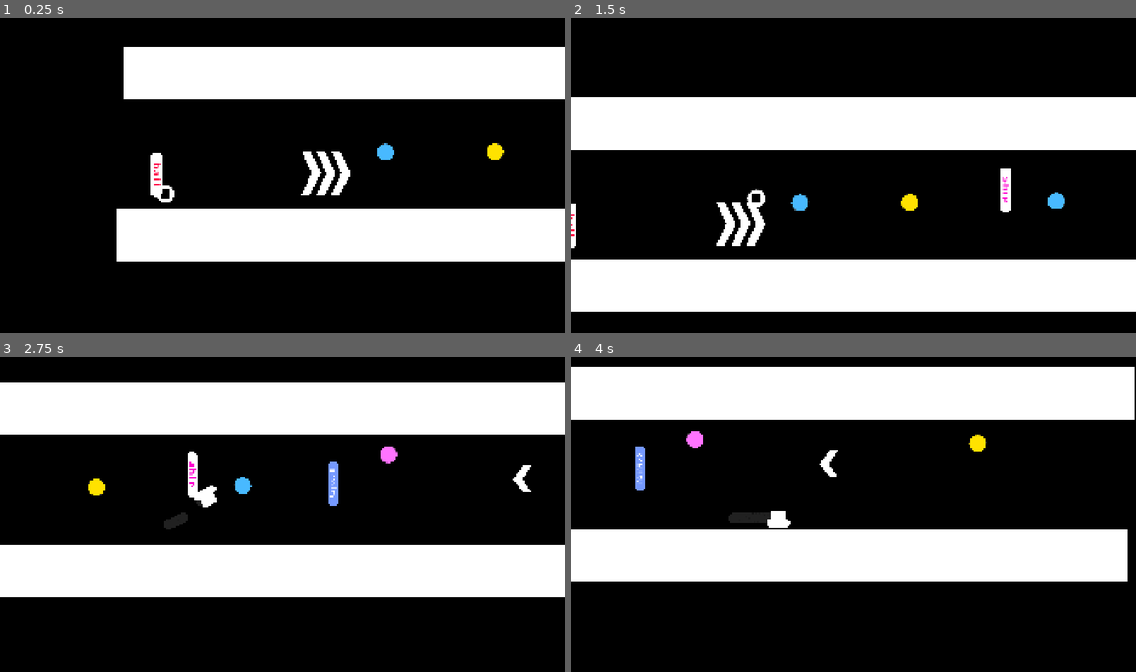
Above: before the commit, frames 1-4 (two rows, left to right).
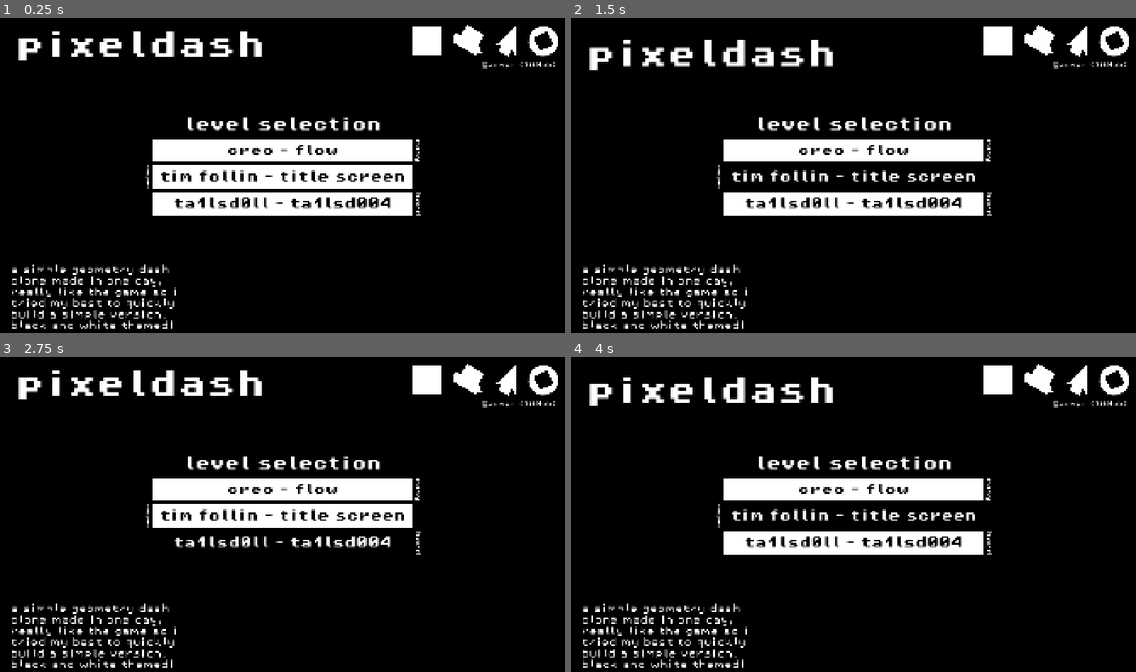
Above: after the commit, the same moments.

Repository: vempr/pixeldash
Game: Godot game, scene res://scenes/main_menu.tscn
Two runs of this game, one before a commit and one after it. Both use one fixed random seed, a clock stepped at 60 frames per second and the inputs below. Before the commit the project starts from res://scenes/game.tscn.
Inputs (mouse positions are in pixels of both pictures, inside the frame that each line leads up to):
- Up to frame 1 (0.25 s): no input
- Up to frame 2 (1.5 s): click (853, 150) at 0.5 s, where only the run after the commit has a clickable "creo - flow"; click (853, 175) at 1.25 s, where only the run after the commit has a clickable "tim follin - title screen"
- Up to frame 3 (2.75 s): click (282, 542) at 2 s, where only the run after the commit has a clickable "ta1lsd0ll - ta1lsd004"
- Up to frame 4 (4 s): click (853, 489) at 2.75 s, where only the run after the commit has a clickable "creo - flow"; click (853, 514) at 3.5 s, where only the run after the commit has a clickable "tim follin - title screen"

The runs differ from the first frame. In frame 1, 37% of the frame differs, in the area x 2-100%, y 2-99%; in frame 2, 41%; in frame 3, 43%, in the area x 0-100%, y 2-99%; in frame 4, 35%.

Commit message:
main menu & importedu & imported main menu/level songs

Diff:
--- a/project.godot
+++ b/project.godot
@@ -15,7 +15,7 @@
 [application]
 
 config/name="pixeldash"
-run/main_scene="uid://r4aobl45amqc"
+run/main_scene="uid://dgx5ltdmvbttk"
 config/features=PackedStringArray("4.5", "GL Compatibility")
 config/icon="res://icon.svg"
 
--- /dev/null
+++ b/scenes/main_menu.tscn
@@ -0,0 +1,294 @@
+[gd_scene load_steps=15 format=3 uid="uid://dgx5ltdmvbttk"]
+
+[ext_resource type="Script" uid="uid://cbwj8r1e6c723" path="res://scripts/main_menu.gd" id="1_l6cm7"]
+[ext_resource type="FontFile" uid="uid://dqah31gtvyewx" path="res://assets/fonts/PixelOperator8-Bold.ttf" id="2_ekxnf"]
+[ext_resource type="AudioStream" uid="uid://dq8pfmcb4r0uo" path="res://assets/songs/menu.mp3" id="2_wu84c"]
+[ext_resource type="FontFile" uid="uid://5rl5t366etfu" path="res://assets/fonts/PixelOperator8.ttf" id="3_bqqt6"]
+
+[sub_resource type="Animation" id="Animation_bqqt6"]
+length = 0.001
+tracks/0/type = "value"
+tracks/0/imported = false
+tracks/0/enabled = true
+tracks/0/path = NodePath("Title:position")
+tracks/0/interp = 1
+tracks/0/loop_wrap = true
+tracks/0/keys = {
+"times": PackedFloat32Array(0),
+"transitions": PackedFloat32Array(1),
+"update": 0,
+"values": [Vector2(53, 41)]
+}
+
+[sub_resource type="Animation" id="Animation_ekxnf"]
+resource_name = "float"
+length = 3.0
+loop_mode = 1
+tracks/0/type = "value"
+tracks/0/imported = false
+tracks/0/enabled = true
+tracks/0/path = NodePath("Title:position")
+tracks/0/interp = 2
+tracks/0/loop_wrap = true
+tracks/0/keys = {
+"times": PackedFloat32Array(0, 1.5, 3),
+"transitions": PackedFloat32Array(1, 1, 1),
+"update": 0,
+"values": [Vector2(53, 41), Vector2(53, 76), Vector2(53, 41)]
+}
+
+[sub_resource type="AnimationLibrary" id="AnimationLibrary_wu84c"]
+_data = {
+&"RESET": SubResource("Animation_bqqt6"),
+&"float": SubResource("Animation_ekxnf")
+}
+
+[sub_resource type="Gradient" id="Gradient_1j06i"]
+offsets = PackedFloat32Array(0.6803279, 0.6885246, 0.6939163, 0.6958175, 0.69961977)
+colors = PackedColorArray(1, 1, 1, 1, 0, 0, 0, 1, 0, 0, 0, 0, 1, 1, 1, 0, 1, 1, 1, 0)
+
+[sub_resource type="GradientTexture2D" id="GradientTexture2D_ekxnf"]
+gradient = SubResource("Gradient_1j06i")
+width = 105
+height = 105
+fill = 1
+fill_from = Vector2(0.5, 0.5)
+
+[sub_resource type="StyleBoxFlat" id="StyleBoxFlat_bqqt6"]
+bg_color = Color(1, 1, 1, 1)
+
+[sub_resource type="StyleBoxFlat" id="StyleBoxFlat_8ln24"]
+bg_color = Color(0, 0, 0, 1)
+
+[sub_resource type="StyleBoxFlat" id="StyleBoxFlat_wu84c"]
+bg_color = Color(0, 0, 0, 1)
+
+[sub_resource type="StyleBoxFlat" id="StyleBoxFlat_rtw2f"]
+bg_color = Color(0, 0, 0, 1)
+
+[sub_resource type="StyleBoxFlat" id="StyleBoxFlat_oa1go"]
+bg_color = Color(0, 0, 0, 1)
+
+[node name="MainMenu" type="Node2D"]
+script = ExtResource("1_l6cm7")
+
+[node name="Menu" type="AudioStreamPlayer" parent="."]
+stream = ExtResource("2_wu84c")
+volume_db = -10.0
+autoplay = true
+
+[node name="Title" type="Label" parent="."]
+offset_left = 53.0
+offset_top = 41.0
+offset_right = 903.0
+offset_bottom = 142.00089
+theme_override_fonts/font = ExtResource("2_ekxnf")
+theme_override_font_sizes/font_size = 100
+text = "pixeldash"
+
+[node name="hi" type="Label" parent="."]
+offset_left = 1507.0
+offset_top = 149.0
+offset_right = 1894.0
+offset_bottom = 180.0
+theme_override_fonts/font = ExtResource("3_bqqt6")
+theme_override_font_sizes/font_size = 20
+text = "@vempr (GitHub)"
+horizontal_alignment = 2
+
+[node name="intro" type="Label" parent="."]
+offset_left = 35.0
+offset_top = 691.0
+offset_right = 665.0
+offset_bottom = 1062.0
+theme_override_constants/line_spacing = 7
+theme_override_fonts/font = ExtResource("3_bqqt6")
+theme_override_font_sizes/font_size = 30
+text = "a simple geometry dash clone made in one day, really like the game so i tried my best to quickly build a simple version. black and white themed! "
+vertical_alignment = 2
+autowrap_mode = 2
+
+[node name="AnimationPlayer" type="AnimationPlayer" parent="."]
+libraries = {
+&"": SubResource("AnimationLibrary_wu84c")
+}
+autoplay = "float"
+
+[node name="CubeSprite" type="ColorRect" parent="."]
+offset_left = 1401.0
+offset_top = 28.0
+offset_right = 1501.0
+offset_bottom = 128.0
+pivot_offset = Vector2(50, 50)
+
+[node name="Wave" type="Node2D" parent="."]
+position = Vector2(1731.0001, 77.00001)
+rotation = -1.1693707
+scale = Vector2(0.9999999, 0.9999999)
+metadata/_edit_group_ = true
+
+[node name="WaveSprite" type="Polygon2D" parent="Wave"]
+polygon = PackedVector2Array(-50, -19, -50, 20, -27, 20, -37, 39, 50, 0, -35, -39, -27, -19)
+
+[node name="ShipSprite" type="Node2D" parent="."]
+position = Vector2(1600, 70.99994)
+rotation = 0.53232545
+scale = Vector2(0.795, 0.795)
+metadata/_edit_group_ = true
+
+[node name="CubeSprite" type="ColorRect" parent="ShipSprite"]
+offset_left = -45.0
+offset_top = -44.0
+offset_right = 41.0
+offset_bottom = 30.0
+pivot_offset = Vector2(50, 50)
+
+[node name="PortalSprite" type="Polygon2D" parent="ShipSprite"]
+unique_name_in_owner = true
+position = Vector2(-0.9594574, -6.6923094)
+scale = Vector2(0.9594595, 1.1538461)
+polygon = PackedVector2Array(-73, 13.6, -73, 34.4, -58.40845, 50, 51.028164, 50, 75.00001, 29.461086, 51.028164, 13.6, -60.49296, 13.6)
+
+[node name="Ball" type="Node2D" parent="."]
+position = Vector2(1847, 79)
+rotation = 1.1170107
+metadata/_edit_group_ = true
+
+[node name="BallSprite" type="Sprite2D" parent="Ball"]
+unique_name_in_owner = true
+texture = SubResource("GradientTexture2D_ekxnf")
+
+[node name="Square" type="ColorRect" parent="Ball"]
+offset_left = -25.0
+offset_top = -25.0
+offset_right = 25.0
+offset_bottom = 25.0
+pivot_offset = Vector2(25, 25)
+color = Color(0, 0, 0, 1)
+
+[node name="CanvasLayer" type="CanvasLayer" parent="."]
+
+[node name="Level1" type="Button" parent="CanvasLayer"]
+anchors_preset = 8
+anchor_left = 0.5
+anchor_top = 0.5
+anchor_right = 0.5
+anchor_bottom = 0.5
+offset_left = -440.5
+offset_top = -128.0
+offset_right = 440.5
+offset_bottom = -50.0
+grow_horizontal = 2
+grow_vertical = 2
+theme_override_colors/font_color = Color(0, 0, 0, 1)
+theme_override_fonts/font = ExtResource("2_ekxnf")
+theme_override_font_sizes/font_size = 40
+theme_override_styles/normal = SubResource("StyleBoxFlat_bqqt6")
+theme_override_styles/pressed = SubResource("StyleBoxFlat_8ln24")
+theme_override_styles/hover = SubResource("StyleBoxFlat_wu84c")
+theme_override_styles/hover_pressed = SubResource("StyleBoxFlat_rtw2f")
+theme_override_styles/focus = SubResource("StyleBoxFlat_oa1go")
+text = "creo - flow"
+
+[node name="Level2" type="Button" parent="CanvasLayer"]
+anchors_preset = 8
+anchor_left = 0.5
+anchor_top = 0.5
+anchor_right = 0.5
+anchor_bottom = 0.5
+offset_left = -440.5
+offset_top = -39.0
+offset_right = 440.5
+offset_bottom = 39.0
+grow_horizontal = 2
+grow_vertical = 2
+theme_override_colors/font_color = Color(0, 0, 0, 1)
+theme_override_fonts/font = ExtResource("2_ekxnf")
+theme_override_font_sizes/font_size = 40
+theme_override_styles/normal = SubResource("StyleBoxFlat_bqqt6")
+theme_override_styles/pressed = SubResource("StyleBoxFlat_8ln24")
+theme_override_styles/hover = SubResource("StyleBoxFlat_wu84c")
+theme_override_styles/hover_pressed = SubResource("StyleBoxFlat_rtw2f")
+theme_override_styles/focus = SubResource("StyleBoxFlat_oa1go")
+text = "tim follin - title screen"
+
+[node name="Level3" type="Button" parent="CanvasLayer"]
+anchors_preset = 8
+anchor_left = 0.5
+anchor_top = 0.5
+anchor_right = 0.5
+anchor_bottom = 0.5
+offset_left = -440.5
+offset_top = 52.0
+offset_right = 440.5
+offset_bottom = 130.0
+grow_horizontal = 2
+grow_vertical = 2
+theme_override_colors/font_color = Color(0, 0, 0, 1)
+theme_override_fonts/font = ExtResource("2_ekxnf")
+theme_override_font_sizes/font_size = 40
+theme_override_styles/normal = SubResource("StyleBoxFlat_bqqt6")
+theme_override_styles/pressed = SubResource("StyleBoxFlat_8ln24")
+theme_override_styles/hover = SubResource("StyleBoxFlat_wu84c")
+theme_override_styles/hover_pressed = SubResource("StyleBoxFlat_rtw2f")
+theme_override_styles/focus = SubResource("StyleBoxFlat_oa1go")
+text = "ta1lsd0ll - ta1lsd004"
+
+[node name="LS" type="Label" parent="CanvasLayer"]
+anchors_preset = 5
+anchor_left = 0.5
+anchor_right = 0.5
+offset_left = -334.5
+offset_top = 338.0
+offset_right = 334.5
+offset_bottom = 389.0
+grow_horizontal = 2
+theme_override_fonts/font = ExtResource("2_ekxnf")
+theme_override_font_sizes/font_size = 50
+text = "level selection"
+
+[node name="Easy" type="Label" parent="CanvasLayer"]
+anchors_preset = 5
+anchor_left = 0.5
+anchor_right = 0.5
+offset_left = 471.0
+offset_top = 411.0
+offset_right = 551.0
+offset_bottom = 462.0
+grow_horizontal = 2
+rotation = 1.5707964
+theme_override_fonts/font = ExtResource("2_ekxnf")
+theme_override_font_sizes/font_size = 20
+text = "easy"
+
+[node name="Medium" type="Label" parent="CanvasLayer"]
+anchors_preset = 5
+anchor_left = 0.5
+anchor_right = 0.5
+offset_left = -465.0
+offset_top = 579.0
+offset_right = -345.0
+offset_bottom = 630.0
+grow_horizontal = 2
+rotation = 4.712389
+theme_override_fonts/font = ExtResource("2_ekxnf")
+theme_override_font_sizes/font_size = 13
+text = "medium"
+
+[node name="Hard" type="Label" parent="CanvasLayer"]
+anchors_preset = 5
+anchor_left = 0.5
+anchor_right = 0.5
+offset_left = 471.0
+offset_top = 592.0
+offset_right = 551.0
+offset_bottom = 643.0
+grow_horizontal = 2
+rotation = 1.5707964
+theme_override_fonts/font = ExtResource("2_ekxnf")
+theme_override_font_sizes/font_size = 20
+text = "hard"
+
+[connection signal="pressed" from="CanvasLayer/Level1" to="." method="_on_level_1_pressed"]
+[connection signal="pressed" from="CanvasLayer/Level2" to="." method="_on_level_2_pressed"]
+[connection signal="pressed" from="CanvasLayer/Level3" to="." method="_on_level_3_pressed"]
--- /dev/null
+++ b/scripts/main_menu.gd
@@ -0,0 +1,17 @@
+extends Node2D
+
+
+func _ready() -> void:
+	pass
+
+
+func _on_level_1_pressed() -> void:
+	pass # Replace with function body.
+
+
+func _on_level_2_pressed() -> void:
+	pass # Replace with function body.
+
+
+func _on_level_3_pressed() -> void:
+	pass # Replace with function body.
Not shown, added: assets/songs/flow.mp3.import
Not shown, added: assets/songs/menu.mp3.import
Not shown, added: assets/songs/ta1lsd004l.mp3.import
Not shown, added: assets/songs/title_screen.mp3.import
Not shown, added: scripts/main_menu.gd.uid
Not shown, changed: README.md
Not shown, added: assets/songs/flow.mp3
Not shown, added: assets/songs/menu.mp3
Not shown, added: assets/songs/ta1lsd004l.mp3
Not shown, added: assets/songs/title_screen.mp3
